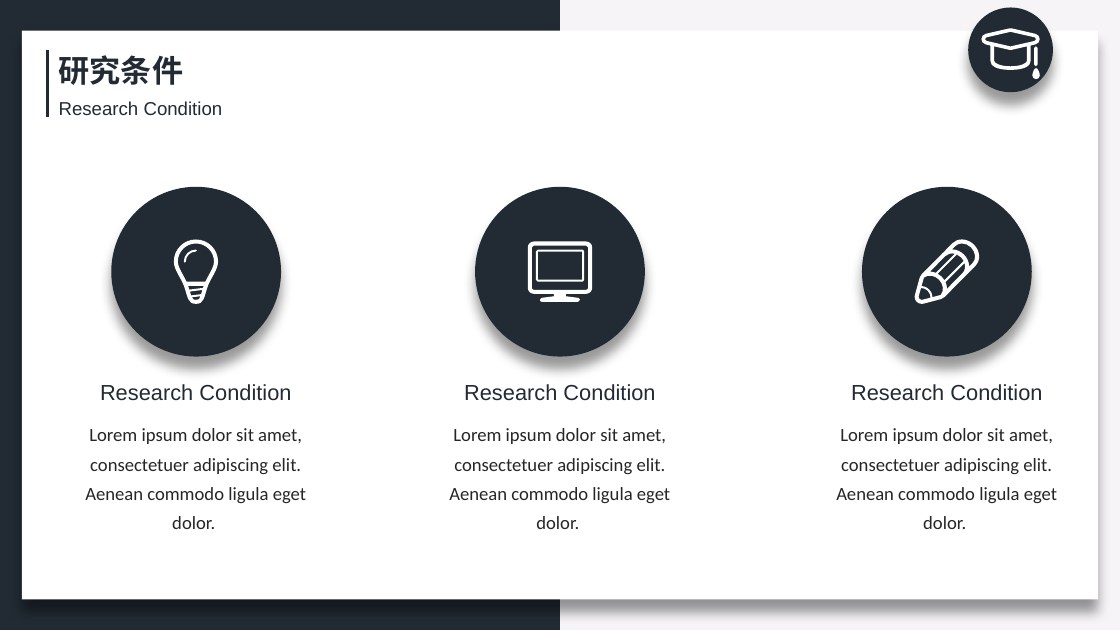
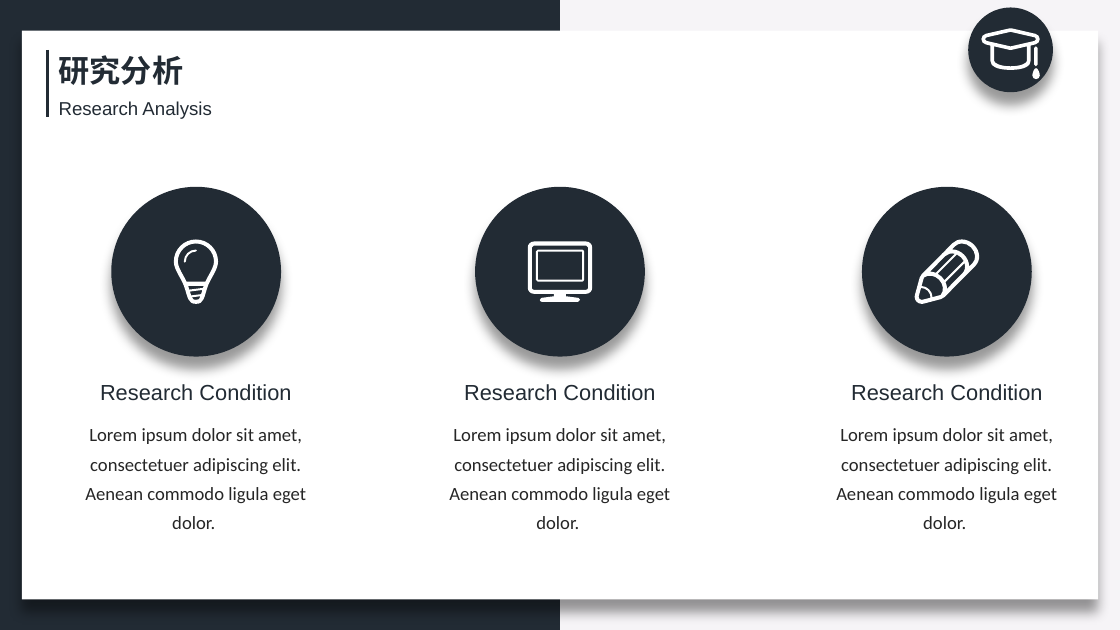
Before and after one commit to zeemeil/zeemeil.github.io, a slide deck: slide 12 of files/doctoral_dissertation_proposal.pptx (slide 11 before the commit). Drawn at 1120x630 pixels with LibreOffice and Linux fonts; fonts in the diff are those of the drawing. Boxes give left, top, right and bottom in pixels: in the first picture for what was removed or moved away, otherwise in the second. Text is boxed around its words. In the diff, an @@ line names an element or a change of style, - is before the commit and + after.

```diff
--- a/files/doctoral_dissertation_proposal.pptx
+++ b/files/doctoral_dissertation_proposal.pptx
@@ text at <box>59,55,184,85</box>: text changed @@
-研究条件
+研究分析
@@ text at <box>59,101,211,119</box>: text changed @@
-Research Condition
+Research Analysis
```
Also in this commit, not shown: 7 other slides changed, 4 slides added, 7 slides removed, 14 other files.
